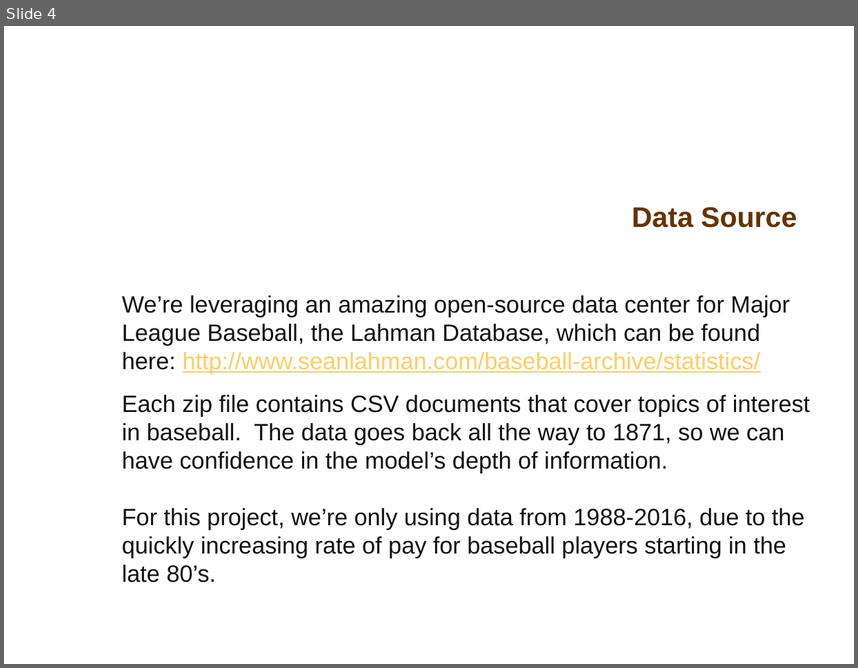
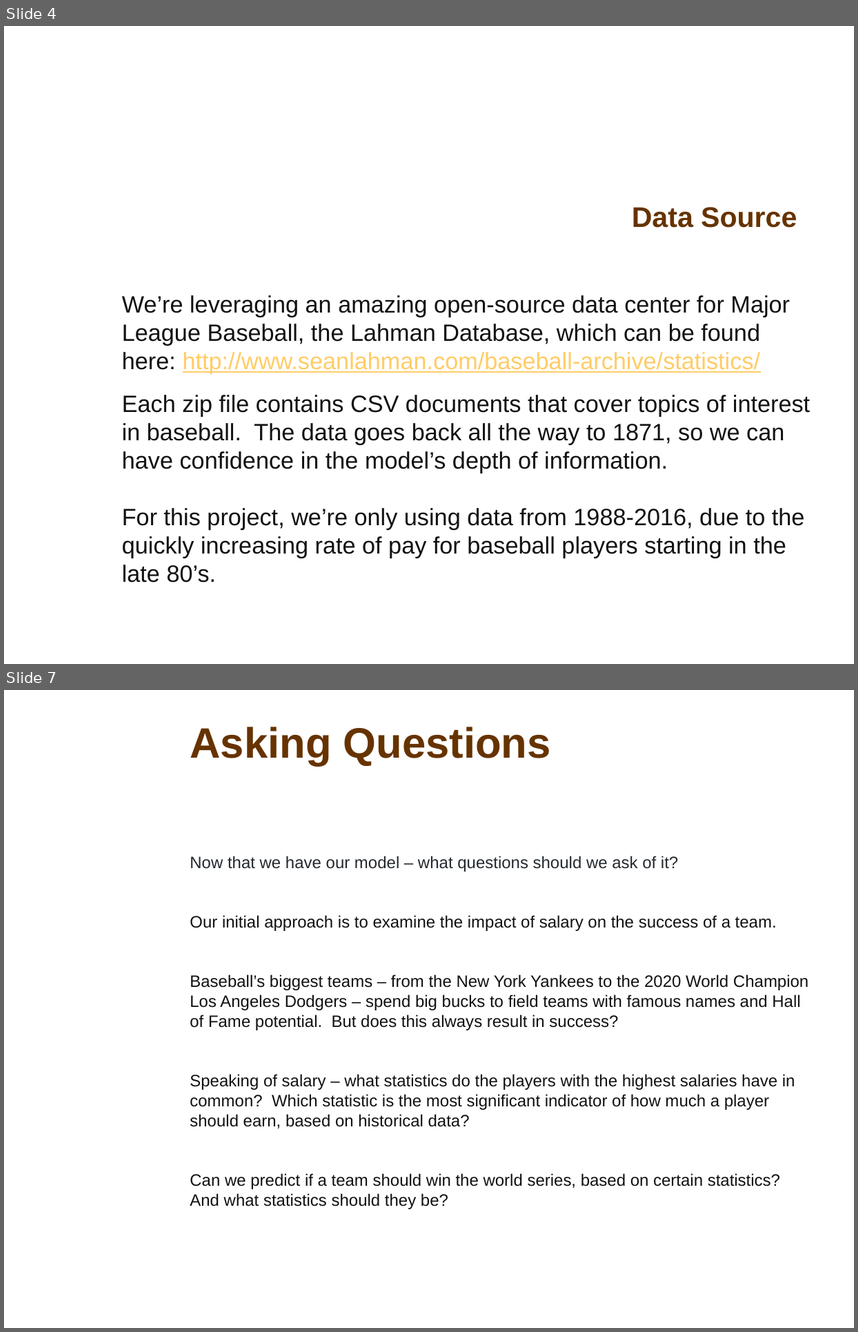
Before and after one commit to davidfashbinder/final_project, a slide deck: Final Presentation.pptx. Shown one above the other, each under a label of ours: slide 4 before the commit, slides 4 and 7 after it; the slides between them are not shown. The pictures are 858x668 and 858x1332 pixels, drawn with LibreOffice and Linux fonts; fonts in the diff are those of the drawing; background and template pictures are left out. Boxes give left, top, right and bottom in pixels: in the first picture for what was removed or moved away, otherwise in the second. Text is boxed around its words. In the diff, an @@ line names an element or a change of style, - is before the commit and + after.

```diff
--- a/Final Presentation.pptx
+++ b/Final Presentation.pptx
@@ slide 7 added at box(4, 690, 854, 1328), background picture (left out) @@
@@ title added at box(190, 727, 551, 766), 36 pt, text #663300, bold @@
+Asking Questions
@@ text added at box(190, 856, 809, 1209), 14 pt, text #111111 @@
+Now that we have our model – what questions should we ask of it?
+Our initial approach is to examine the impact of salary on the success of a team.
+Baseball’s biggest teams – from the New York Yankees to the 2020 World Champion Los Angeles Dodgers – spend big bucks to field teams with famous names and Hall of Fame potential. But does this always result in success?
+Speaking of salary – what statistics do the players with the highest salaries have in common? Which statistic is the most significant indicator of how much a player should earn, based on historical data?
+Can we predict if a team should win the world series, based on certain statistics? And what statistics should they be?
```
Also in this commit, not shown: 3 slides changed, 2 other slides added, 2 other files.
